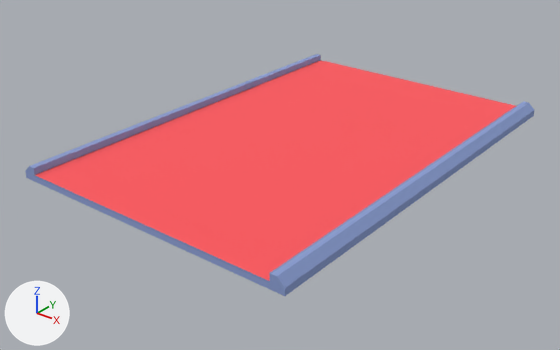
One commit to the glTF model assets/models/tile-straight.glb: the scene before it, then after it.
Rendered twice from a camera (50 mm lens) standing at (7.69, -28.93, 11.4) and looking at (-8.28, -8.98, -0.97). Arrows for +X, +Y and +Z are at lower left; the lights stay in place. The first picture is the older version. Where no turn or scale is listed for an object, it has been applied to the vertices. Vertices at exactly the same position are counted once.

The older version as bpy lines, for what is in view:
```python
me_tile_straight = bpy.data.meshes.new('tile-straight')
me_tile_straight.from_pydata(...)  # 20 vertices, 36 faces; spans x -5.5..5.5, y -8.0..8.0, z 0.0..0.5
# faces by material slot: [34, 2]
me_tile_straight.materials.append(mat_base)  # blue #8a9dd0
me_tile_straight.materials.append(mat_red)  # red #ff595f
ob_tile_straight = bpy.data.objects.new('tile-straight', me_tile_straight)
ob_tile_straight.location = (-8.0, -8.0, 0.0)
```
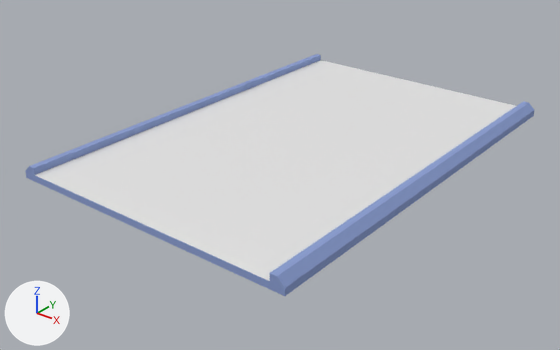
Edits to the scene script, one JSON object a line:
```json
{"op": "add", "block": "mat_white", "code": ["mat_white = principled_material('_white')", "mat_white.base_color = (0.8, 0.8, 0.8)  # white #e7e7e7"]}
{"block": "me_tile_straight", "where": "me_tile_straight.from_pydata(...)  # 20 vertices, 36 faces; spans x -5.5..5.5, y -8.0..8.0, z 0.0..0.5"}
{"block": "me_tile_straight", "where": "# used by ob_tile_straight; location = (-8.0, -8.0, 0.0)"}
{"block": "me_tile_straight", "change": "me_tile_straight part 1: all 2 faces that had it switch from mat_red (red #ff595f) to mat_white (white #e7e7e7)"}
```

Pixel boxes (x1, y1, x2, y2) of what changed, in the pictures (560 x 350 px):
```json
{"part": 1, "of": "me_tile_straight", "change": "recoloured", "before": [35, 60, 516, 281], "after": [35, 60, 516, 281], "on screen": "red to white"}
```
